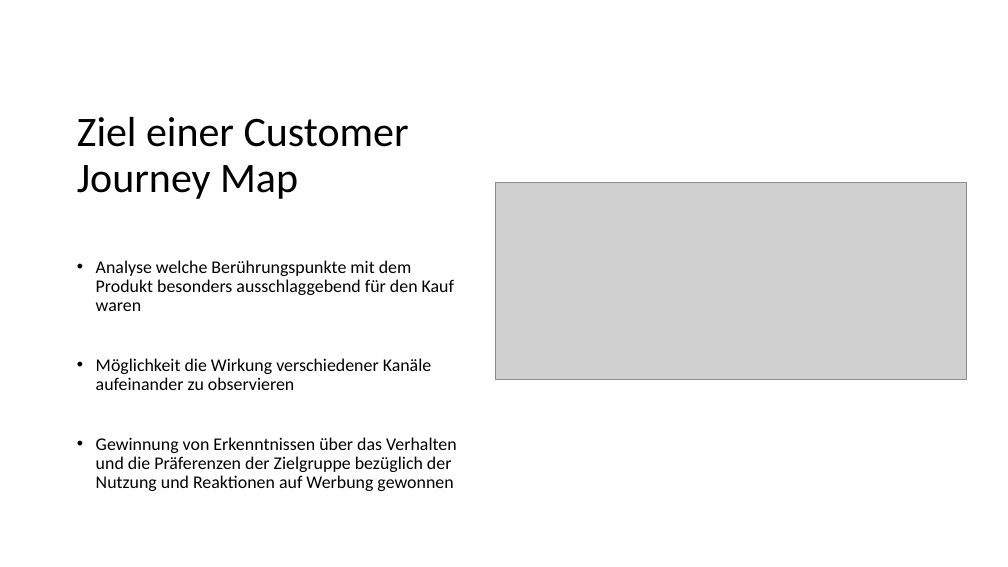
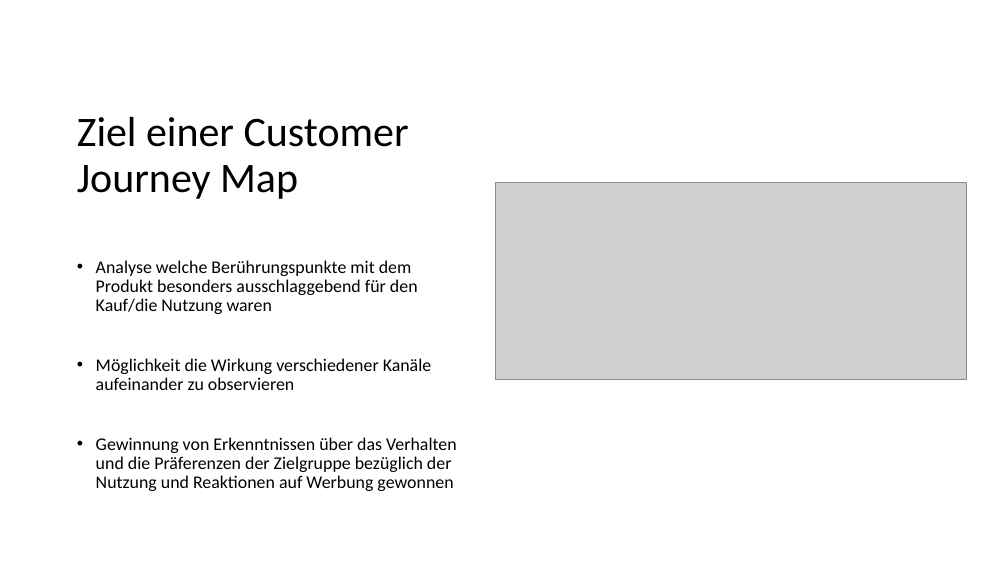
Before and after one commit to TimBoeckel/HCI-Sem-JourneyMaps, a slide deck: slide 3 of Praesentation/Präsentation_Tim.pptx. Drawn at 1008x567 pixels with LibreOffice and Linux fonts; fonts in the diff are those of the drawing; grey boxes stand for pictures. Boxes give left, top, right and bottom in pixels: in the first picture for what was removed or moved away, otherwise in the second. Text is boxed around its words. In the diff, an @@ line names an element or a change of style, - is before the commit and + after.

```diff
--- a/Praesentation/Präsentation_Tim.pptx
+++ b/Praesentation/Präsentation_Tim.pptx
@@ text at (x1=96, y1=260, x2=418, y2=314): text changed @@
-• Analyse welche Berührungspunkte mit dem Produkt besonders ausschlaggebend für den Kauf waren
+• Analyse welche Berührungspunkte mit dem Produkt besonders ausschlaggebend für den Kauf/die Nutzung waren
```
Also in this commit, not shown: 3 other slides changed, 1 slide removed.
